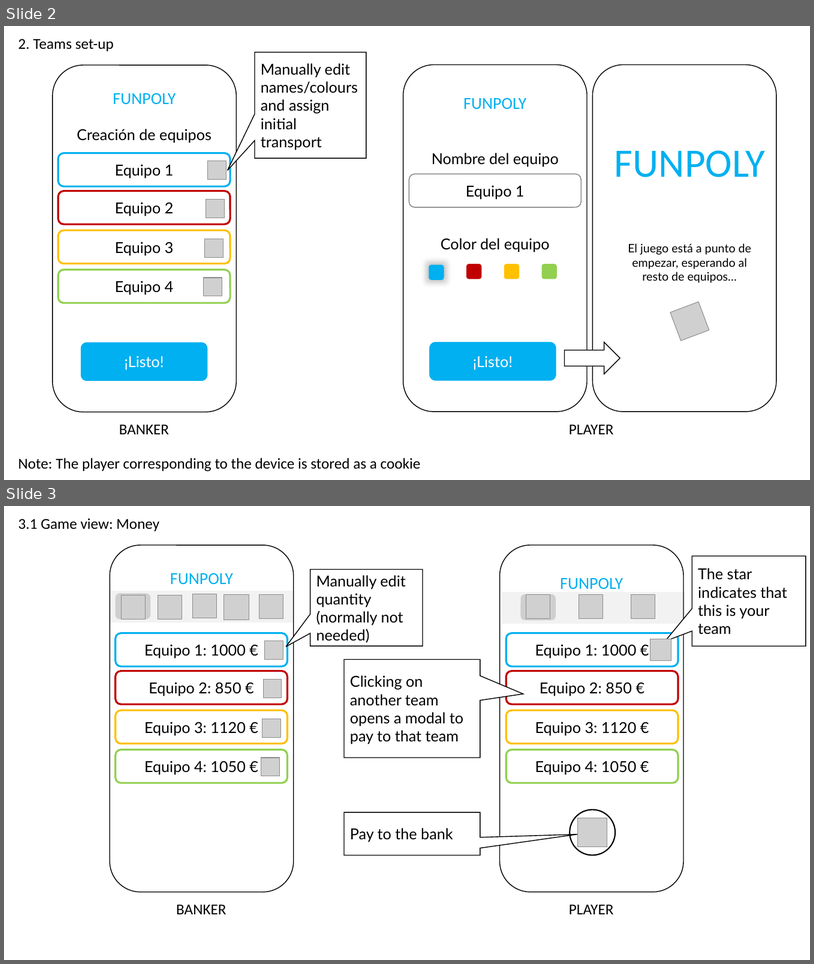
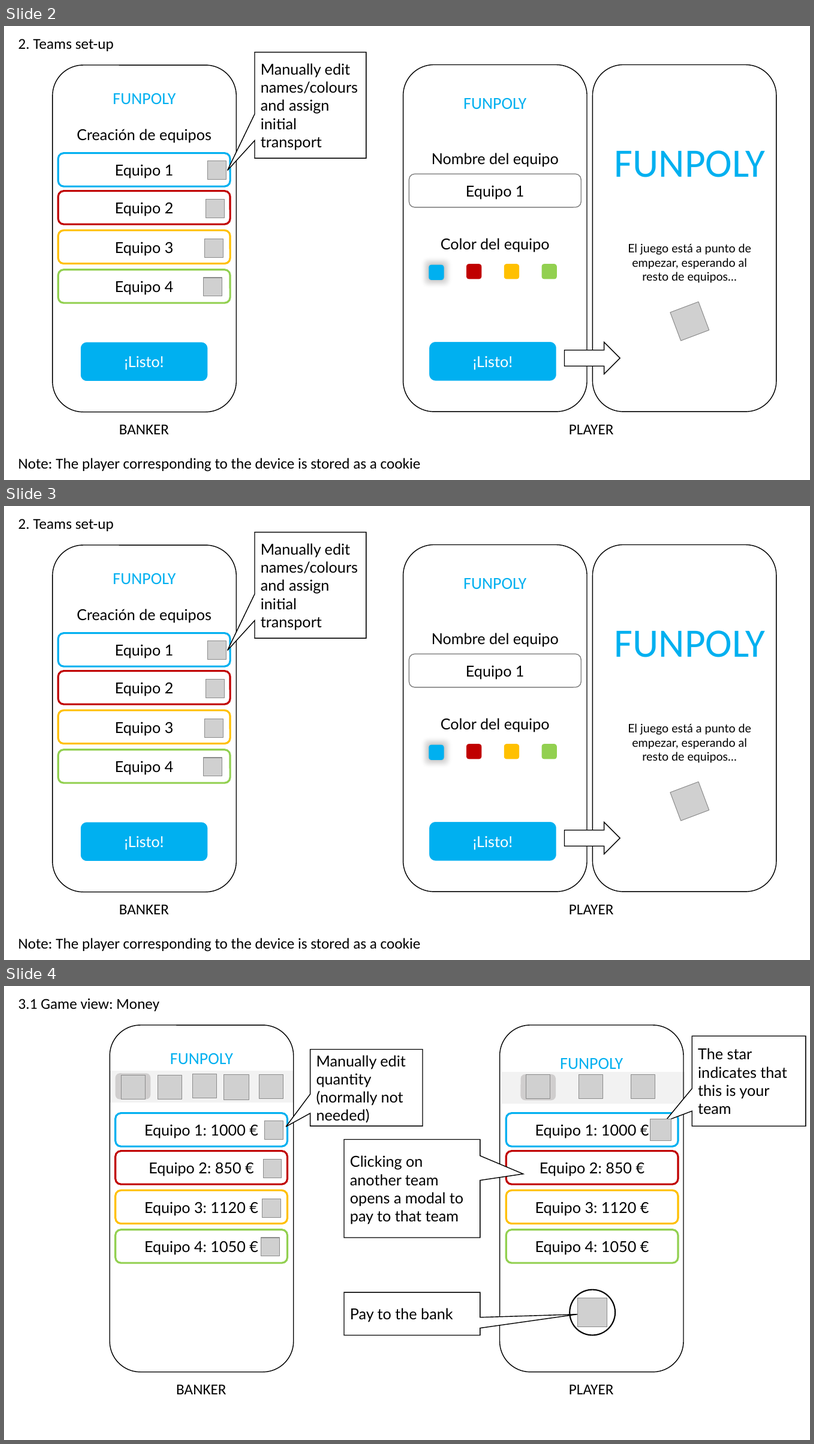
Before and after one commit to reinarrow/funpoly, a slide deck: docs/mockup.pptx. Shown one above the other, each under a label of ours: slides 2 and 3 before the commit, slides 2, 3 and 4 after it. The pictures are 814x964 and 814x1444 pixels, drawn with LibreOffice and Linux fonts; fonts in the diff are those of the drawing; grey boxes stand for pictures. Boxes give left, top, right and bottom in pixels: in the first picture for what was removed or moved away, otherwise in the second. Text is boxed around its words. In the diff, an @@ line names an element or a change of style, - is before the commit and + after.

```diff
--- a/docs/mockup.pptx
+++ b/docs/mockup.pptx
@@ slide 3 added at (4, 506, 810, 960), background #FFFFFF @@
@@ text added at (18, 519, 114, 531), 18 pt, text #000000 @@
+2. Teams set-up
@@ speech box added at (255, 532, 366, 638), fill #FFFFFF, outline #000000 1 pt, 18 pt, text #000000 @@
+Manually edit names/colours and assign initial transport
@@ rounded rectangle added at (53, 546, 236, 892), fill #FFFFFF, outline #000000 1 pt @@
@@ rounded rectangle added at (403, 545, 587, 891), fill #FFFFFF, outline #000000 1 pt @@
@@ rounded rectangle added at (593, 545, 777, 891), fill #FFFFFF, outline #000000 1 pt @@
@@ text added at (113, 573, 176, 585), 20 pt, text #00B0F0 @@
+FUNPOLY
@@ text added at (464, 578, 527, 589), 20 pt, text #00B0F0 @@
+FUNPOLY
@@ rounded rectangle added at (59, 598, 231, 631), 18 pt, text #000000 @@
+Creación de equipos
@@ text added at (615, 630, 766, 657), 48 pt, text #00B0F0 @@
+FUNPOLY
@@ rounded rectangle added at (59, 633, 231, 666), fill #FFFFFF, outline #00B0F0 2.25 pt, 18 pt, text #000000 @@
+Equipo 1
@@ picture added at (208, 641, 227, 660) @@
@@ text added at (432, 633, 559, 646), 18 pt, text #000000 @@
+Nombre del equipo
@@ rounded rectangle added at (410, 654, 582, 687), fill #FFFFFF, outline #808080 1 pt, 18 pt, text #000000 @@
+Equipo 1
@@ rounded rectangle added at (59, 671, 231, 705), fill #FFFFFF, outline #C00000 2.25 pt, 18 pt, text #000000 @@
+Equipo 2
@@ picture added at (206, 679, 225, 699) @@
@@ rounded rectangle added at (59, 711, 231, 744), fill #FFFFFF, outline #FFC000 2.25 pt, 18 pt, text #000000 @@
+Equipo 3
@@ picture added at (205, 719, 224, 738) @@
@@ text added at (441, 718, 550, 732), 18 pt, text #000000 @@
+Color del equipo
@@ text added at (628, 723, 752, 763), 14 pt, text #000000 @@
+El juego está a punto de empezar, esperando al resto de equipos…
@@ rounded rectangle added at (59, 750, 231, 783), fill #FFFFFF, outline #92D050 2.25 pt, 18 pt, text #000000 @@
+Equipo 4
@@ picture added at (204, 757, 222, 777) @@
@@ rounded rectangle added at (429, 745, 444, 760), fill #00B0F0 @@
@@ rounded rectangle added at (467, 744, 482, 759), fill #C00000 @@
@@ rounded rectangle added at (504, 744, 519, 759), fill #FFC000 @@
@@ rounded rectangle added at (542, 744, 557, 759), fill #92D050 @@
@@ picture added at (671, 782, 710, 820) @@
@@ rounded rectangle added at (80, 821, 209, 861), fill #00B0F0, outline #FFFFFF 1.5 pt, 18 pt, text #FFFFFF @@
+¡Listo!
@@ rounded rectangle added at (429, 821, 558, 861), fill #00B0F0, outline #FFFFFF 1.5 pt, 18 pt, text #FFFFFF @@
+¡Listo!
@@ right arrow added at (565, 822, 620, 854), fill #FFFFFF, outline #000000 1 pt @@
@@ text added at (119, 904, 169, 914), 18 pt, text #000000 @@
+BANKER
@@ text added at (569, 904, 614, 914), 18 pt, text #000000 @@
+PLAYER
@@ text added at (18, 937, 421, 951), 18 pt, text #000000 @@
+Note: The player corresponding to the device is stored as a cookie
@@ what was slide 3 is now slide 4 @@
```
Also in this commit, not shown: 2 slides changed, 11 other files.
